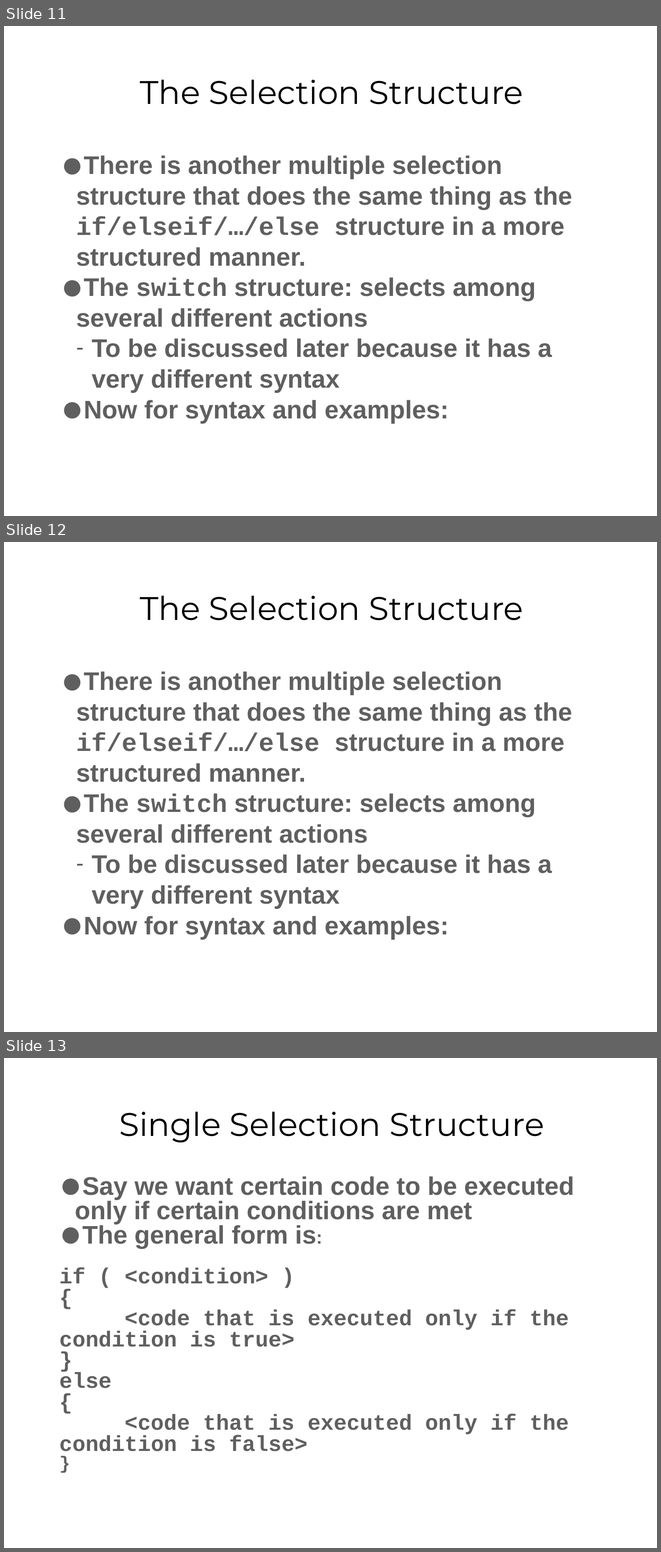
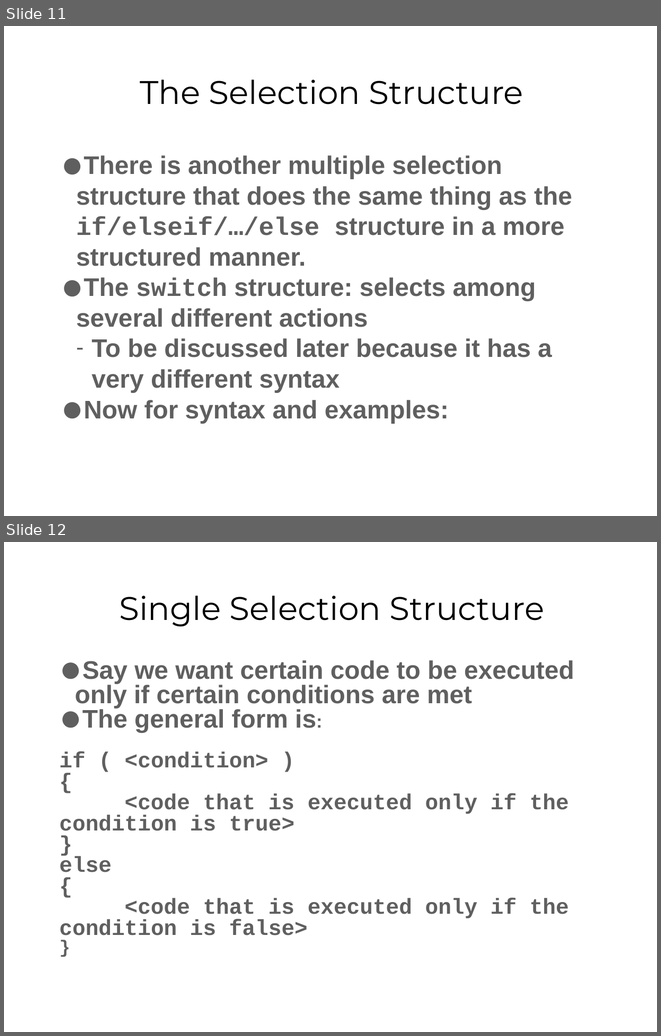
Before and after one commit to mjtrujillo10/Intro_To_C, a slide deck: 00_Lecture_Notes/Packet #3-16 - Control Structures.odp. Shown one above the other, each under a label of ours: slides 11, 12 and 13 before the commit, slides 11 and 12 after it. The pictures are 661x1552 and 661x1036 pixels, drawn with LibreOffice and Linux fonts; fonts in the diff are those of the drawing; background and template pictures are left out. Boxes give left, top, right and bottom in pixels: in the first picture for what was removed or moved away, otherwise in the second. Text is boxed around its words. In the diff, an @@ line names an element or a change of style, - is before the commit and + after.

```diff
--- a/00_Lecture_Notes/Packet #3-16 - Control Structures.odp
+++ b/00_Lecture_Notes/Packet #3-16 - Control Structures.odp
@@ slide 12 removed at (4,542,657,1032), background #FFFFFF @@
@@ text removed at (140,596,523,620) @@
-The Selection Structure
@@ text removed at (76,671,572,939) @@
-● There is another multiple selection structure that does the same thing as the if/elseif/…/else structure in a more structured manner.
-● The switch structure: selects among several different actions
-  – To be discussed later because it has a very different syntax
-● Now for syntax and examples:
@@ what was slide 13 is now slide 12 @@
```
Also in this commit, not shown: 11 other files.
